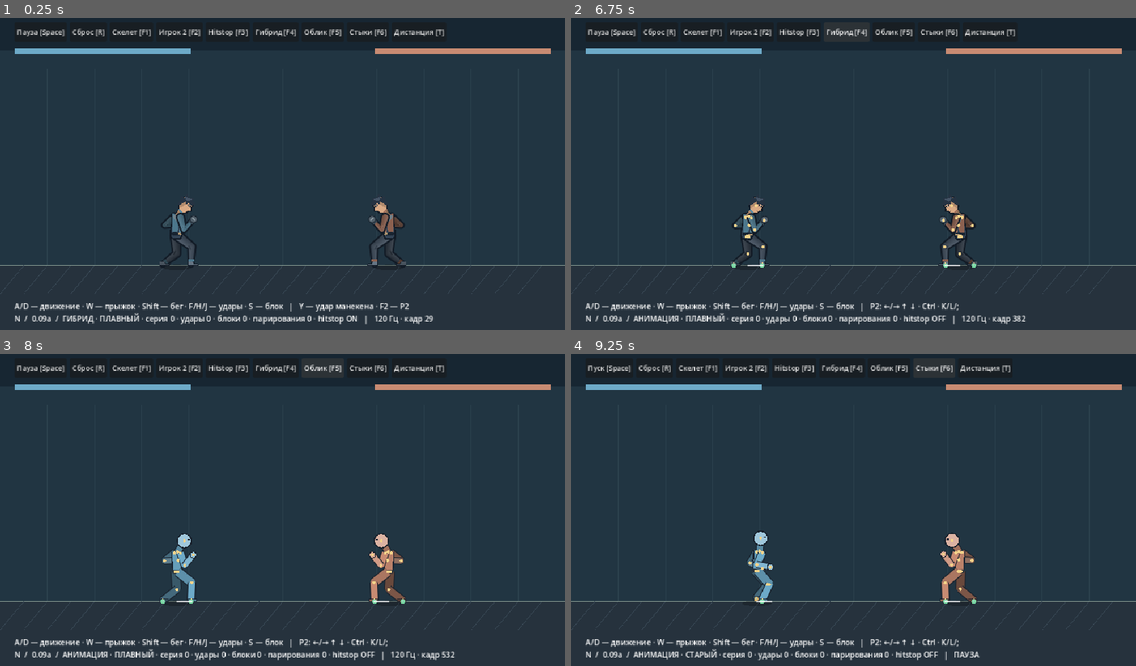
Above: before the commit, frames 1-4 (two rows, left to right).
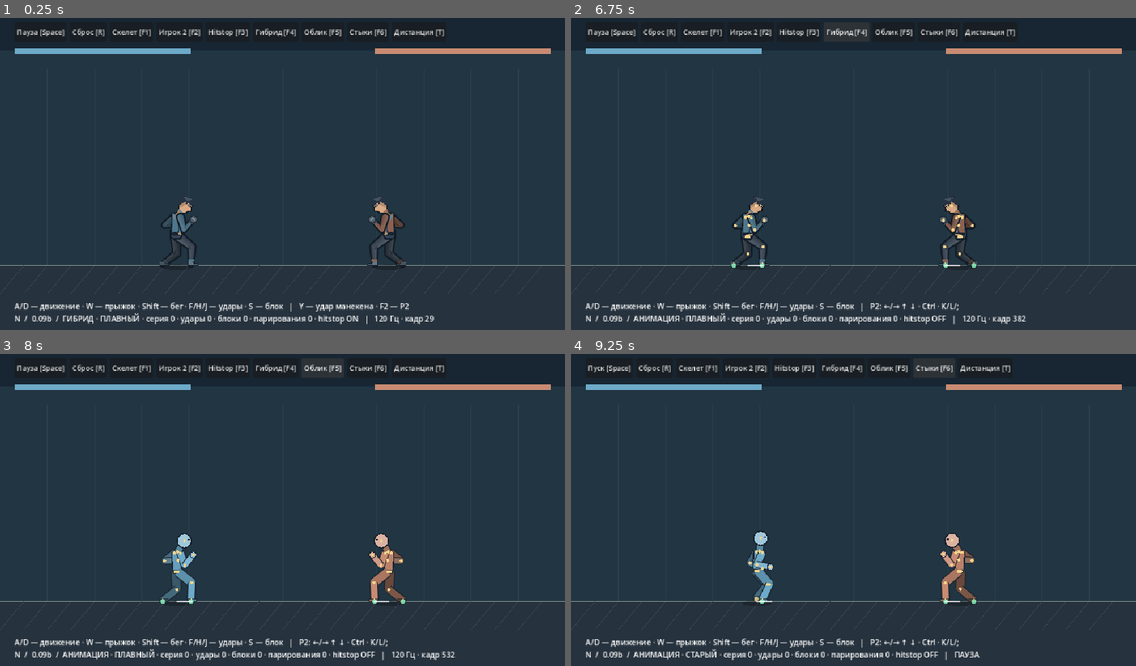
Above: after the commit, the same moments.

Repository: Mefits/Project-N
Game: Godot game, scene res://game/arena.tscn
Two runs of this game, one before a commit and one after it. Both use one fixed random seed, a clock stepped at 60 frames per second and the inputs below.
Inputs:
- Up to frame 1 (0.25 s): no input
- Up to frame 2 (6.75 s): click "Дистанция [T]" at 0.5 s; click "Пауза [Space]" at 1.25 s; click "Дистанция [T]" at 2 s; click "Пуск [Space]" at 2.75 s; click "Сброс [R]" at 3.5 s; click "Скелет [F1]" at 4.25 s; click "Игрок 2 [F2]" at 5 s; click "Hitstop [F3]" at 5.75 s; click "Гибрид [F4]" at 6.5 s
- Up to frame 3 (8 s): click "Облик [F5]" at 7.25 s
- Up to frame 4 (9.25 s): click "Стыки [F6]" at 8 s; tap Enter at 8.75 s; hold D from 8.78 s (still down); tap R at 8.85 s; tap Space at 9.02 s

The runs differ from the first frame. In frame 1, 0.6% of the frame differs, in the area x 8-77%, y 94-99%; in frame 2, 0.5%; in frame 3, 0.5%; in frame 4, 0.5%.

Commit message:
N 0.09b: sprint flight, controlled combo distance and fourth kick finisher

Diff:
--- a/game/arena.gd
+++ b/game/arena.gd
@@ -31,7 +31,7 @@
     _button("Облик [F5]",_toggle_skin)
     _button("Стыки [F6]",_toggle_smooth)
     _button("Дистанция [T]",_close_reset)
-    toolbar.get_child(toolbar.get_child_count()-1).tooltip_text="Сброс на дистанцию 66 px. F ×3 — серия · H/J — удары."
+    toolbar.get_child(toolbar.get_child_count()-1).tooltip_text="Сброс на дистанцию 66 px. F ×4 — серия · H/J — удары."
     hud=Label.new()
     hud.position=Vector2(24,490)
     hud.add_theme_font_size_override("font_size",13)
@@ -106,7 +106,7 @@
     _hud()
     queue_redraw()
 func _hud()->void:
-    hud.text="A/D — движение · W — прыжок · Shift — бег · F/ …(87 unchanged characters)… : ←/→ ↑ ↓ · Ctrl · K/L/;")+"\nN  /  0.09a  /  "+("ГИБРИД" if world.hybrid_enabled …(328 unchanged characters)…
+    hud.text="A/D — движение · W — прыжок · Shift — бег · F/ …(87 unchanged characters)… : ←/→ ↑ ↓ · Ctrl · K/L/;")+"\nN  /  0.09b  /  "+("ГИБРИД" if world.hybrid_enabled …(328 unchanged characters)…
 func _segment(a:Vector2,b:Vector2,width:float,c:Color)->void:
     draw_line(a,b,Color("#17202b"),width+3,true)
     draw_line(a,b,c,width,true)
--- a/game/chain_pose.gd
+++ b/game/chain_pose.gd
@@ -7,18 +7,18 @@
 const CANCEL_FROM=17
 const CROSS=[
     [0,1.0,Vector2(3,-50),6.0,Vector2(26,1),Vector2(6,10)],
-    [4,1.0,Vector2(-2,-49),-8.0,Vector2(16,4),Vector2(-10,9)],
-    [9,1.0,Vector2(7,-51),23.0,Vector2(8,9),Vector2(43,-2)],
-    [12,1.0,Vector2(9,-51),29.0,Vector2(6,10),Vector2(44,0)],
+    [4,1.0,Vector2(-3,-48),-15.0,Vector2(16,4),Vector2(-10,9)],
+    [9,1.0,Vector2(6,-51),29.0,Vector2(8,9),Vector2(43,-2)],
+    [12,1.0,Vector2(8,-51),35.0,Vector2(6,10),Vector2(44,0)],
     [16,1.0,Vector2(5,-50),18.0,Vector2(11,7),Vector2(34,3)],
     [23,1.0,Vector2(0,-50),3.0,Vector2(20,0),Vector2(10,11)],
     [32,0.0,Vector2(0,-50),0.0,Vector2(20,0),Vector2(7,10)]
 ]
 const HOOK=[
     [0,1.0,Vector2(3,-50),12.0,Vector2(15,7),Vector2(30,4)],
-    [4,1.0,Vector2(-3,-48),-12.0,Vector2(-9,-3),Vector2(13,9)],
-    [9,1.0,Vector2(6,-49),20.0,Vector2(34,2),Vector2(6,13)],
-    [12,1.0,Vector2(9,-48),27.0,Vector2(39,10),Vector2(5,14)],
+    [4,1.0,Vector2(-5,-46),-20.0,Vector2(-9,-3),Vector2(13,9)],
+    [9,1.0,Vector2(5,-48),25.0,Vector2(34,2),Vector2(6,13)],
+    [12,1.0,Vector2(7,-47),33.0,Vector2(39,10),Vector2(5,14)],
     [16,1.0,Vector2(7,-49),18.0,Vector2(29,12),Vector2(9,9)],
     [23,1.0,Vector2(1,-50),4.0,Vector2(18,3),Vector2(8,10)],
     [32,0.0,Vector2(0,-50),0.0,Vector2(20,0),Vector2(7,10)]
@@ -34,4 +34,5 @@
             break
     var u:float=clampf(float(t-int(a[0]))/float(int(b[0])-int(a[0])),0,1)
     u=u*u*(3-2*u)
-    return {"weight":lerpf(float(a[1]),float(b[1]),u),"hip":Vector2(a[2]).lerp(b[2],u),"lean":lerpf(float(a[3]),float(b[3]),u),"lead":Vector2(a[4]).lerp(b[4],u),"rear":Vector2(a[5]).lerp(b[5],u)}
+    var turn:float=sin(clampf(float(t)/20.0,0,1)*PI)*(1.0 if kind=="cross" else -1.0)
+    return {"twist":turn,"weight":lerpf(float(a[1]),float(b[1]),u),"hip":Vector2(a[2]).lerp(b[2],u),"lean":lerpf(float(a[3]),float(b[3]),u),"lead":Vector2(a[4]).lerp(b[4],u),"rear":Vector2(a[5]).lerp(b[5],u)}
--- a/game/jab.gd
+++ b/game/jab.gd
@@ -59,6 +59,8 @@
 var queued_kind:String="jab"
 var hurt_total:int=HURT_TICKS
 var hurt_heavy:bool=false
+var hurt_style:String=""
+var finish_pending:int=0
 var age:int=-1
 var hurt:int=0
 var hp:int=100
@@ -88,37 +90,54 @@
     kick_latch=kick
 func duration()->int:
     if kind in ["cross","hook"]:return CHAIN.DURATION
+    if kind=="finisher":return 56
     if kind=="kick":return KICK.DURATION
     return HEAVY_DURATION if kind=="heavy" else DURATION
 func fist()->String:
-    if kind=="kick":return "foot_near"
+    if kind in ["kick","finisher"]:return "foot_near"
     return "hand_far" if kind in ["heavy","cross"] else "hand_near"
 func contact_point(rig,face:int)->Vector2:
     var p:Vector2=rig.points[fist()]
     # Kick reaches the visible forefoot, rather than the ankle joint alone.
-    if kind=="kick":p.x+=9*face
+    if kind in ["kick","finisher"]:p.x+=9*face
     return p
-func kicking()->bool:return kind=="kick" and age>=0
+func kicking()->bool:return kind in ["kick","finisher"] and age>=0
 func profile()->Dictionary:
-    if kind=="cross":return {"damage":9,"knockback":85.0,"hurt":32,"freeze":4,"strength":.85,"heavy":false}
-    if kind=="hook":return {"damage":16,"knockback":200.0,"hurt":42,"freeze":7,"strength":1.5,"heavy":true}
+    if kind=="cross":return {"damage":9,"knockback":85.0,"hurt":32,"freeze":4,"strength":.85,"heavy":false,"style":"cross"}
+    if kind=="hook":return {"damage":16,"knockback":70.0,"hurt":48,"freeze":7,"strength":1.3,"heavy":true,"style":"hook"}
+    if kind=="finisher":return {"damage":24,"knockback":260.0,"hurt":50,"freeze":9,"strength":2.1,"heavy":true,"style":"finisher"}
     if kind=="kick":return {"damage":KICK.DAMAGE,"knockback":KICK.KNOCKBACK,"hurt":KICK.HURT,"freeze":KICK.HITSTOP,"strength":1.6,"heavy":true}
     return {"damage":HEAVY_DAMAGE,"knockback":HEAVY_KNOCKBACK,"hurt":HEAVY_HURT,"freeze":HEAVY_HITSTOP,"strength":2.0,"heavy":true} if kind=="heavy" else {"damage":DAMAGE,"knockback":KNOCKBACK,"hurt":HURT_TICKS,"freeze":HITSTOP,"strength":1.0,"heavy":false}
 func tick(m)->void:
     reaction.step()
     if hurt>0:hurt-=1
     if chain_buffer>0:chain_buffer-=1
+    if finish_pending>0:finish_pending-=1
     if age>=0:
         age+=1
-        if age>=duration():
+        if age>=duration() and finish_pending>0:age=duration()-1
+        elif age>=duration():
             age=-1
             chain_count=0
             chain_buffer=0
             transition_pose={}
-    if queued and queued_kind=="jab" and kind in ["jab","cross"] and age>=0 and hurt==0:
+    if queued and queued_kind=="jab" and kind in ["jab","cross","hook"] and age>=0 and hurt==0:
         chain_buffer=BUFFER_TICKS
         queued=false
     var cancel:int=19 if kind=="jab" else CHAIN.CANCEL_FROM
+    if kind=="hook" and age>=cancel and chain_buffer>0 and contact_hit and hurt==0 and hp>0:
+        if finish_pending==0:finish_pending=40
+        chain_buffer=0
+    if finish_pending>0 and kind=="hook" and age>=0 and hurt==0 and m.grounded and m.swing<0 and absf(m.velocity.x)<=20:
+        transition_pose=_attack_pose()
+        kind="finisher"
+        age=0
+        connected=false
+        contact_hit=false
+        chain_count=4
+        peak_chain=maxi(peak_chain,chain_count)
+        attacks+=1
+        finish_pending=0
     if age>=cancel and chain_buffer>0 and contact_hit and kind in ["jab","cross"] and hurt==0 and hp>0:
         transition_pose=_attack_pose()
         kind="cross" if kind=="jab" else "hook"
@@ -167,6 +186,7 @@
     queued=false
 func locked()->bool:return age>=0 or hurt>0 or hp<=0 or blockstun>0
 func active()->bool:
+    if kind=="finisher":return age>=17 and age<=24 and not connected
     if kind in ["cross","hook"]:return age>=CHAIN.ACTIVE_FROM and age<=CHAIN.ACTIVE_TO and not connected
     if kind=="kick":return age>=KICK.ACTIVE_FROM and age<=KICK.ACTIVE_TO and not connected
     return age>=(HEAVY_ACTIVE_FROM if kind=="heavy" else ACTIVE_FROM) and age<=(HEAVY_ACTIVE_TO if kind=="heavy" else ACTIVE_TO) and not connected
@@ -184,12 +204,14 @@
     blockstun=0
 func punish_parried(m,direction:int)->void:
     chain_buffer=0
+    finish_pending=0
     chain_count=0
     transition_pose={}
     age=-1
     hurt=PARRY_STUN
     hurt_total=hurt
     hurt_heavy=false
+    hurt_style=""
     queued=false
     kick_pending=0
     guarding=false
@@ -210,6 +232,7 @@
     hurt=int(attack.hurt)
     hurt_total=hurt
     hurt_heavy=bool(attack.heavy)
+    hurt_style=str(attack.get("style",""))
     queued=false
     kick_pending=0
     m.velocity.x=float(attack.knockback)*direction
@@ -217,6 +240,9 @@
 func pose(hybrid:bool=false)->Dictionary:
     if hurt>0:
         var u:float=float(hurt)/hurt_total
+        if hurt_style in ["cross","hook","finisher"]:
+            var lean:float=-13.0 if hurt_style=="cross" else (-22.0 if hurt_style=="hook" else -34.0)
+            return {"weight":u*(.6 if hybrid else 1.0),"hip":Vector2(-4,-48 if hurt_style=="cross" else -43),"lean":lean,"lead":Vector2(9,15) if hurt_style=="cross" else Vector2(-4,18),"rear":Vector2(2,7) if hurt_style=="cross" else Vector2(14,22),"twist":-.6 if hurt_style=="cross" else .7}
         if hybrid:
             # Small authored loss of balance; actual upper-body motion comes from springs.
             return {"weight":u*.55,"hip":Vector2(-2,-45 if hurt_heavy else -48),"lean":-5.0,"lead":Vector2(16,8),"rear":Vector2(6,12)}
@@ -229,11 +255,13 @@
     return _attack_pose()
 func _attack_pose()->Dictionary:
     if kind=="kick":return KICK.pose(age)
-    if kind in ["cross","hook"]:
-        var target:Dictionary=CHAIN.pose(kind,age)
+    if kind in ["cross","hook","finisher"]:
+        var target:Dictionary=KICK.pose(int(float(age)*64.0/56.0)) if kind=="finisher" else CHAIN.pose(kind,age)
         if not transition_pose.is_empty() and age<BLEND_TICKS:
             var blend:float=smoothstep(0.0,float(BLEND_TICKS),float(age))
-            return {"weight":lerpf(float(transition_pose.weight),float(target.weight),blend),"hip":Vector2(transition_pose.hip).lerp(target.hip,blend),"lean":lerpf(float(transition_pose.lean),float(target.lean),blend),"lead":Vector2(transition_pose.lead).lerp(target.lead,blend),"rear":Vector2(transition_pose.rear).lerp(target.rear,blend)}
+            var mixed:Dictionary={"weight":lerpf(float(transition_pose.weight),float(target.weight),blend),"hip":Vector2(transition_pose.hip).lerp(target.hip,blend),"lean":lerpf(float(transition_pose.lean),float(target.lean),blend),"lead":Vector2(transition_pose.lead).lerp(target.lead,blend),"rear":Vector2(transition_pose.rear).lerp(target.rear,blend),"twist":lerpf(float(transition_pose.get("twist",0)),float(target.get("twist",0)),blend)}
+            if target.has("kick_foot"):mixed["kick_foot"]=Vector2(24,-2).lerp(target.kick_foot,blend)
+            return mixed
         return target
     var pose_tick:float=float(age)*(80.0/HEAVY_DURATION if kind=="heavy" else 48.0/DURATION)
     var keys:Array=HEAVY_KEYS if kind=="heavy" else KEYS
--- a/game/motor.gd
+++ b/game/motor.gd
@@ -22,6 +22,11 @@
 var swing_t:float=0
 var swing_duration:float=STEP_TIME
 var swing_height:float=10
+var swing_fast:bool=false
+var flight_started:bool=false
+var released_foot:int=-1
+var run_flight:bool=false
+var flight_lift:float=0
 var run_mix:float=0
 var takeoff_feet:Array[Vector2]=[]
 var takeoff_gait:float=0
@@ -42,12 +47,18 @@
     feet.assign([Vector2(pos.x+STANCE.HALF_WIDTH*facing,FLOOR),Vector2(pos.x-STANCE.HALF_WIDTH*facing,FLOOR)])
     swing=-1
     swing_t=0
+    flight_started=false
+    released_foot=-1
+    run_flight=false
+    flight_lift=0
 func _begin_step(index:int,axis:float)->void:
     swing=index
     swing_from=feet[index]
     # Freeze the step duration at lift-off; changing Shift mid-step cannot snap a foot.
     var moving:bool=absf(axis)>.01
     var fast:bool=moving and sprint and axis*facing>0
+    swing_fast=fast
+    flight_started=false
     swing_duration=.21 if fast else (.18 if moving else .15)
     swing_height=26.0 if fast else (10.0 if moving else 6.0)
     # Aim ahead of the future root, not the root at lift-off.
@@ -59,6 +70,9 @@
     next_foot=1-index
 func tick(input:Dictionary,opponent_x:float)->void:
     time+=DT
+    run_flight=false
+    released_foot=-1
+    flight_lift=0
     var axis:float=clampf(float(input.get("move",0)),-1,1)
     sprint=bool(input.get("run",false))
     var jump:bool=bool(input.get("jump",false))
@@ -77,7 +91,7 @@
     var backward:bool=axis*facing<0
     var target:float=axis*(96.0 if backward else (RUN if sprint else WALK))
     if input.get("combo_follow",false):target=axis*165.0
-    velocity.x=move_toward(velocity.x,target,DT*(550.0 if input.get("hurt",false) else (BRAKE if absf(axis)<.01 else (1900.0 if input.get("combo_follow",false) else ACCEL))))
+    velocity.x=move_toward(velocity.x,target,DT*(550.0 if input.get("hurt",false) else (2600.0 if input.get("combo_follow",false) else (BRAKE if absf(axis)<.01 else ACCEL))))
     if grounded and jump and not jump_latch:
         takeoff_feet.clear()
         for foot in feet:takeoff_feet.append(Vector2((foot.x-pos.x)*facing,foot.y-pos.y-2))
@@ -113,10 +127,22 @@
         feet[swing]=swing_from.lerp(swing_to,eased)
         # Early knee lift, late reach and settling, based on the running/walking silhouettes.
         feet[swing].y-=pow(sin(u*PI),1.25)*swing_height
+        # The rear foot leaves the ground shortly before the leading foot lands.
+        # This is a gait flight phase (not a jump state), with continuous world anchors.
+        if swing_fast and u>=.72 and (flight_started or (sprint and velocity.x*facing>170 and not input.get("settle_kick",false))):
+            flight_started=true
+            released_foot=1-swing
+            var f:float=smoothstep(.72,1.0,u)
+            feet[released_foot].y=FLOOR-9.0*f
+            run_flight=u<1.0
+            flight_lift=sin(clampf((u-.72)/.28,0,1)*PI)*5.0
         if u>=1:
             feet[swing]=swing_to
             swing=-1
             steps+=1
+            if released_foot>=0:
+                _begin_step(released_foot,velocity.x if sprint and absf(velocity.x)>10 and not input.get("settle_kick",false) else 0.0)
+                return
     if swing<0:
         if input.get("settle_kick",false):return
         if absf(velocity.x)>10:
--- a/game/rig.gd
+++ b/game/rig.gd
@@ -33,6 +33,7 @@
     var step_u:float=m.swing_t/m.swing_duration if m.swing>=0 else 0.0
     var bounce:float=sin(step_u*PI)*lerpf(2.0,3.5,fast)*moving
     var hip_y:float=lerpf(float(g.hip.y),-51.0-bounce,moving)+9*m.land
+    hip_y-=m.flight_lift
     lean+=12*m.land
     if not m.grounded:
         var ap:Dictionary=MOTION.air(m,0)
@@ -59,7 +60,8 @@
     for i in range(2):
         var side:String="near" if i==0 else "far"
         var side_sign:float=1 if i==0 else -1
-        var shoulder:Vector2=chest+Vector2(5*side_sign,2).rotated(deg_to_rad(lean))
+        var twist:float=float(action.get("twist",0))*weight
+        var shoulder:Vector2=chest+Vector2((5+3.5*twist)*side_sign,2-2.0*twist*side_sign).rotated(deg_to_rad(lean))
         var thigh:Vector2=hip+Vector2(2*side_sign,0)
         var foot:Vector2
         if m.grounded:
--- a/game/world.gd
+++ b/game/world.gd
@@ -92,9 +92,15 @@
 
 func _motor_input(input:Dictionary,j,m,opponent)->Dictionary:
     # Bounded authored pursuit, only on confirmed linked hand attacks. No teleport or magnetic hit.
+    if j.finish_pending>0:return {"lock_facing":true,"settle_kick":true}
     if j.age>=0 and j.kind in ["cross","hook"]:
         var gap:float=(opponent.pos.x-m.pos.x)*m.facing
-        return {"lock_facing":true,"combo_follow":true,"move":float(m.facing) if gap>49 and gap<115 and absf(opponent.pos.y-m.pos.y)<45 else 0.0}
+        var goal:float=62.0 if j.kind=="cross" else 59.0
+        var approach:float=clampf((gap-goal)/16.0,0,1)
+        if gap>115 or absf(opponent.pos.y-m.pos.y)>45:approach=0
+        if j.connected and j.kind=="cross":approach*=.5
+        if j.connected and j.kind=="hook" and j.chain_buffer==0:approach=0
+        return {"lock_facing":true,"combo_follow":true,"move":float(m.facing)*approach}
     if j.guarding:return {"lock_facing":true,"hurt":j.blockstun>0}
     if j.kicking():return {"lock_facing":true,"kick_support":true}
     if j.kick_pending>0:return {"settle_kick":true,"lock_facing":true}
--- a/tests/chain.gd
+++ b/tests/chain.gd
@@ -13,13 +13,16 @@
     w.rig_a.sample(w.a)
     w.rig_b.sample(w.b)
     return w
-func string_run(w,mirror:bool=false,guard:bool=false)->Array:
+func string_run(w,mirror:bool=false,guard:bool=false,finish:bool=false)->Array:
     var attacker=w.jab_b if mirror else w.jab_a
     var sent:int=0
     var kinds:Array=[]
     var last:String=""
-    for i in range(200):
-        var press:bool=i==0 or (sent==1 and attacker.kind=="jab" and attacker.age>=11) or (sent==2 and attacker.kind=="cross" and attacker.age>=11)
+    var min_gap:float=999
+    var support:Vector2=Vector2.ZERO
+    var supporting:bool=false
+    for i in range(250):
+        var press:bool=i==0 or (sent==1 and attacker.kind=="jab" and attacker.age>=11) or (sent==2 and attacker.kind=="cross" and attacker.age>=11) or (finish and sent==3 and attacker.kind=="hook" and attacker.age>=11)
         if press:sent+=1
         var input:Dictionary={"jab":press}
         var other:Dictionary={"guard":guard}
@@ -27,10 +30,20 @@
         if attacker.age>=0 and attacker.kind!=last:
             kinds.append(attacker.kind)
             last=attacker.kind
+        var motor=w.b if mirror else w.a
         var p:Dictionary=w.rig_b.points if mirror else w.rig_a.points
+        if attacker.age>=0 and attacker.kind in ["cross","hook","finisher"]:min_gap=minf(min_gap,absf(w.a.pos.x-w.b.pos.x))
+        if attacker.kind=="finisher" and attacker.age>=0:
+            if not supporting:
+                support=motor.feet[1]
+                supporting=true
+            check(motor.feet[1]==support,"Finisher rear support")
+            check(p.foot_far.distance_to(support-Vector2(0,2))<.5,"Finisher rendered support")
         for side in ["near","far"]:
             check(absf(p["shoulder_"+side].distance_to(p["elbow_"+side])-R.UPPER_ARM)<.001,"Chain upper arm")
             check(absf(p["elbow_"+side].distance_to(p["hand_"+side])-R.LOWER_ARM)<.001,"Chain forearm")
+    if kinds.size()>1:check(min_gap>=51,"Combo separation maintained")
+    print("N chain minimum gap: ",min_gap)
     return kinds
 func _run()->void:
     var w=close_world()
@@ -43,6 +56,11 @@
     var mirror=close_world()
     check(string_run(mirror,true)==["jab","cross","hook"],"Mirrored sequence")
     check(mirror.hits==3 and mirror.jab_a.hp==65,"Mirror damage")
+    var fin=close_world()
+    check(string_run(fin,false,false,true)==["jab","cross","hook","finisher"],"Four distinct attacks")
+    check(fin.hits==4 and fin.jab_b.hp==41 and fin.jab_a.peak_chain==4,"Four real contacts")
+    var fmirror=close_world()
+    check(string_run(fmirror,true,false,true)==["jab","cross","hook","finisher"] and fmirror.hits==4,"Mirrored finisher")
     var miss=close_world(170)
     check(string_run(miss)==["jab"] and miss.hits==0,"Whiff cannot unlock followup")
     var blocked=close_world()
--- a/tests/locomotion.gd
+++ b/tests/locomotion.gd
@@ -77,21 +77,29 @@
         var origin:float=motion.a.pos.x
         var peak:float=0
         var lift:float=0
+        var flights:int=0
         for i in range(150):
             var prior:Array[Vector2]=motion.a.feet.duplicate()
             var old_swing:int=motion.a.swing
+            var old_release:int=motion.a.released_foot
             motion.tick({"move":-1 if mode=="back" else 1,"run":mode=="run" or mode=="back"},{})
             peak=maxf(peak,absf(motion.a.velocity.x))
+            if motion.a.run_flight:
+                flights+=1
+                check(motion.a.feet[0].y<M.FLOOR and motion.a.feet[1].y<M.FLOOR,"Both feet released in sprint")
             if motion.a.swing>=0:lift=maxf(lift,M.FLOOR-motion.a.feet[motion.a.swing].y)
             if motion.b.pos.x-motion.a.pos.x>40 and motion.a.pos.x>49:
                 for idx in range(2):
-                    if idx!=old_swing and idx!=motion.a.swing:
+                    if idx!=old_swing and idx!=motion.a.swing and idx!=old_release and idx!=motion.a.released_foot:
                         check(prior[idx].distance_to(motion.a.feet[idx])<.001,"Fixed support "+mode)
                     var side:String="near" if idx==0 else "far"
-                    if motion.a.swing!=idx:
+                    if motion.a.swing!=idx and motion.a.released_foot!=idx:
                         check(motion.rig_a.points["foot_"+side].distance_to(motion.a.feet[idx]-Vector2(0,2))<.5,"Support reach "+mode)
         check(peak>90 and motion.a.steps>3,"Motion "+mode)
-        if mode=="run":check(peak>230 and lift>22,"Running cadence and lift")
+        if mode=="run":
+            check(peak>230 and lift>22 and flights>10,"Running cadence, lift and flight")
+            print("N running flight ticks: ",flights)
+        else:check(flights==0,"No gait flight in walk/backpedal")
         if mode=="back":check(motion.a.pos.x<origin-80 and motion.a.facing==1 and peak<100,"Backpedal preserves guard")
     var runner=W.new()
     runner.a.separate(-120)
--- a/tests/visual.gd
+++ b/tests/visual.gd
@@ -80,7 +80,7 @@
     if parry:
         if scene.world.parries!=1 or scene.world.hits!=1:push_error("Parry capture mismatch");quit(1)
     elif scene.world.blocks!=1 or scene.world.hits!=0:push_error("Block capture mismatch");quit(1)
-func chain_sequence(scene,name:String,mirror:bool=false)->void:
+func chain_sequence(scene,name:String,mirror:bool=false,finish:bool=false)->void:
     scene.world=W.new()
     scene.world.a.separate(150)
     scene.world.b.separate(scene.world.a.pos.x+60-scene.world.b.pos.x)
@@ -89,18 +89,18 @@
     scene.debug=false
     DirAccess.make_dir_recursive_absolute("res://reports/"+name)
     var sent:int=0
-    for frame in range(60):
+    for frame in range(82 if finish else 60):
         for i in range(4):
             var n:int=frame*4+i
             var attacker=scene.world.jab_b if mirror else scene.world.jab_a
-            var press:bool=n==12 or (sent==1 and attacker.kind=="jab" and attacker.age>=11) or (sent==2 and attacker.kind=="cross" and attacker.age>=11)
+            var press:bool=n==12 or (sent==1 and attacker.kind=="jab" and attacker.age>=11) or (sent==2 and attacker.kind=="cross" and attacker.age>=11) or (finish and sent==3 and attacker.kind=="hook" and attacker.age>=11)
             if press:sent+=1
             var input:Dictionary={"jab":press}
             scene.world.tick({} if mirror else input,input if mirror else {})
         scene._hud()
         scene.queue_redraw()
         await capture(name+"/frame_%03d"%frame)
-    if scene.world.hits!=3:push_error("Chain capture mismatch "+name);quit(1)
+    if scene.world.hits!=(4 if finish else 3):push_error("Chain capture mismatch "+name);quit(1)
 func check_skin(scene,state:Dictionary,tick0:int)->void:
     if scene.world.ticks!=tick0 or scene.world.rig_a.points!=state:
         push_error("Skin altered simulation")
@@ -163,6 +163,7 @@
     await defense_sequence(scene,"parry_counter",true)
     await chain_sequence(scene,"chain")
     await chain_sequence(scene,"chain_mirror",true)
+    await chain_sequence(scene,"chain_four",false,true)
     var state:Dictionary=scene.world.rig_a.points.duplicate(true)
     var tick0:int=scene.world.ticks
     scene._toggle_skin()
Not shown, changed: docs/CHECKPOINT.md
Not shown, changed: docs/PLAN.md
